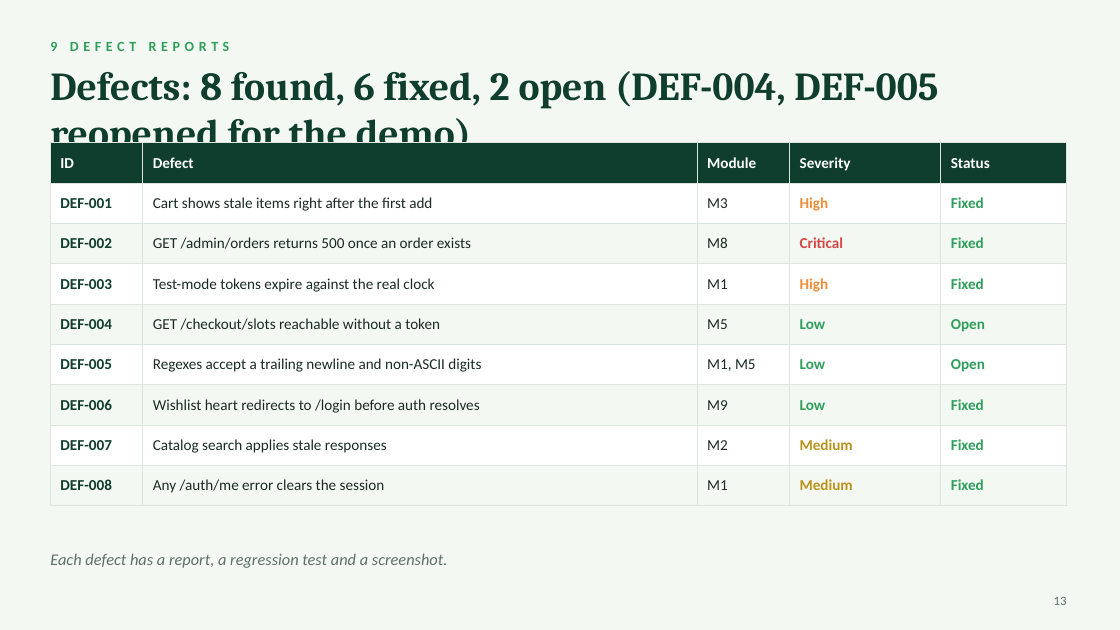
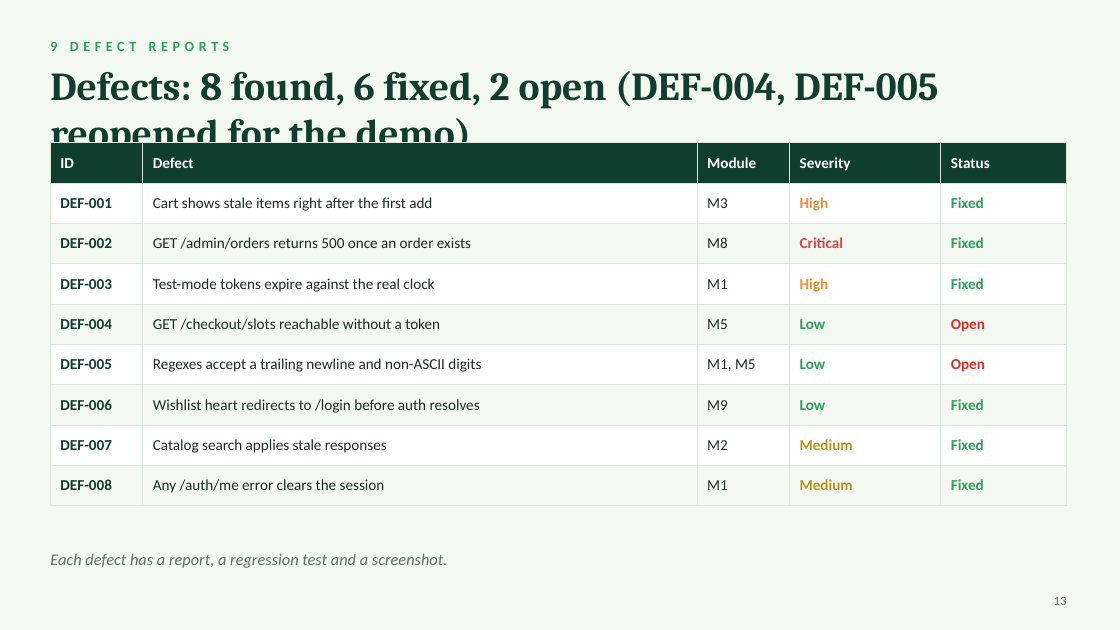
Before and after one commit to praarn/FreshCart-Software-Testing-Portfolio-7thSem, a slide deck: slide 13 of 12-final-test-report/FreshCart_Testing_Portfolio.pptx. Drawn at 1120x630 pixels with LibreOffice and Linux fonts; fonts in the diff are those of the drawing. Boxes give left, top, right and bottom in pixels: in the first picture for what was removed or moved away, otherwise in the second. Text is boxed around its words. In the diff, an @@ line names an element or a change of style, - is before the commit and + after.

Commit message:
docs: show DEF-004 and DEF-005 as red Open cells on the defects slide

```diff
--- a/12-final-test-report/FreshCart_Testing_Portfolio.pptx
+++ b/12-final-test-report/FreshCart_Testing_Portfolio.pptx
@@ table at [50,143,1067,497] @@
@@ text colour #2E9E5B to #D93025 in "Open", "Open" @@
```
